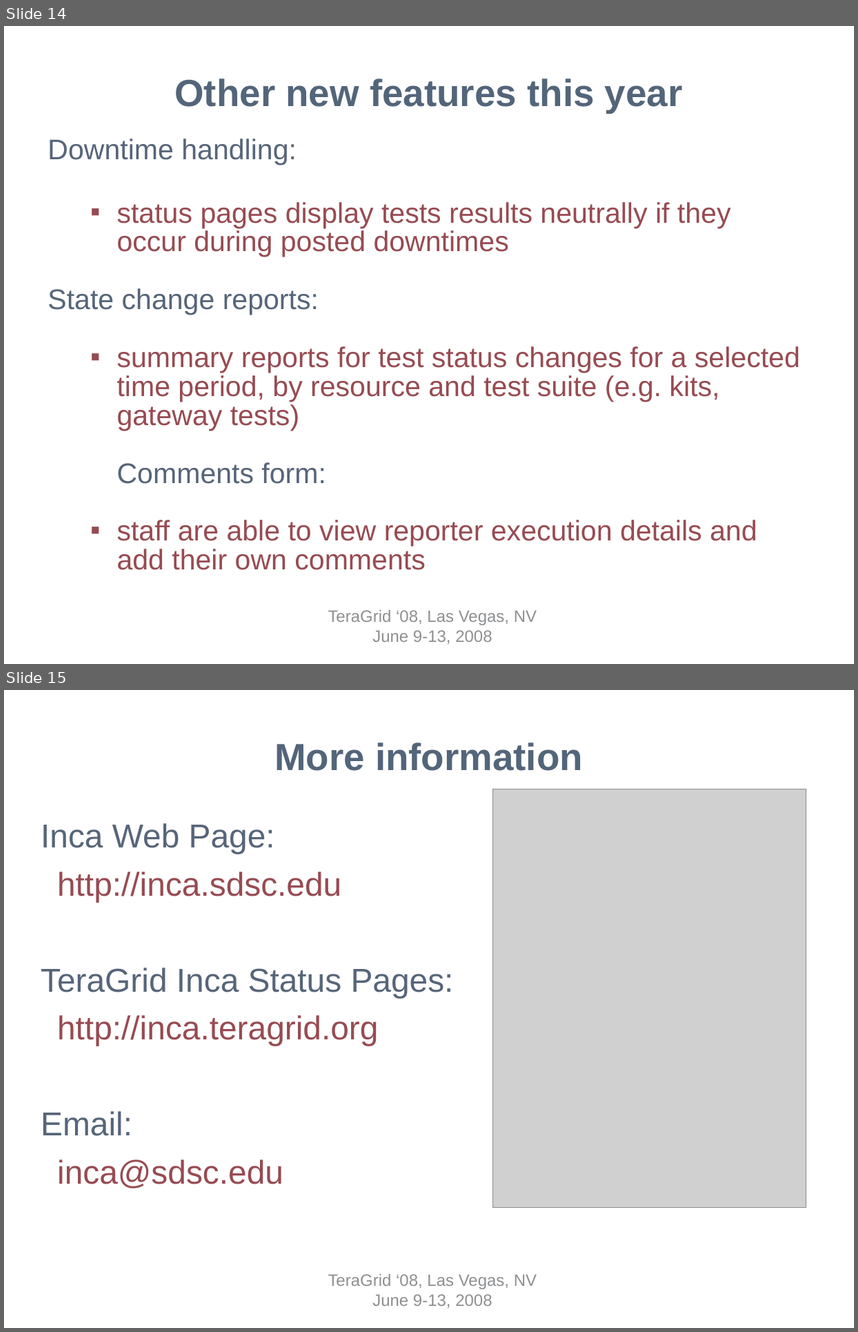
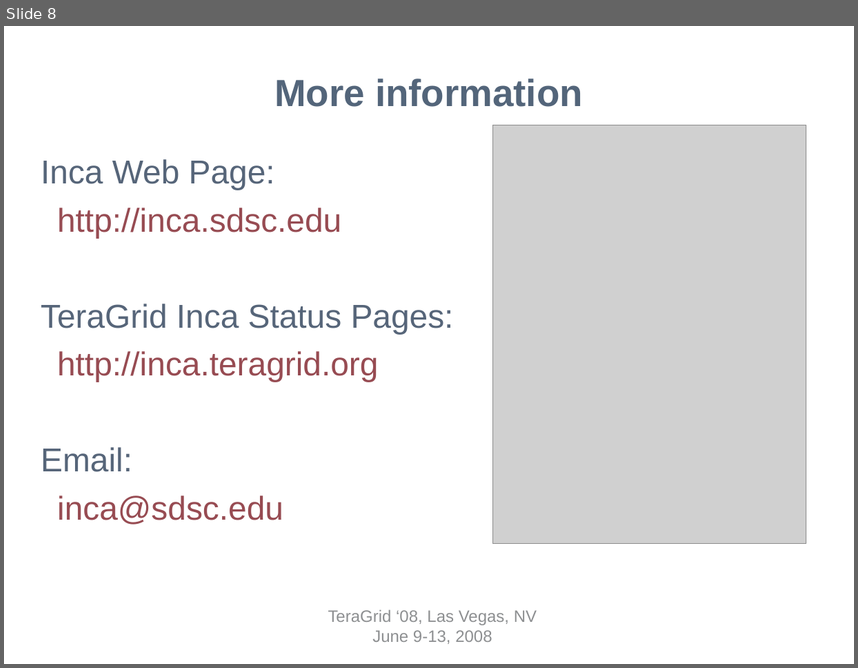
Before and after one commit to IncaProject/inca-xsede, a slide deck: talks/tg08/inca-tg08.ppt. Shown one above the other, each under a label of ours: slides 14 and 15 before the commit, slide 8 after it. The pictures are 858x1332 and 858x668 pixels, drawn with LibreOffice and Linux fonts; fonts in the diff are those of the drawing; grey boxes stand for pictures; background and template pictures are left out. Boxes give left, top, right and bottom in pixels: in the first picture for what was removed or moved away, otherwise in the second. Text is boxed around its words. In the diff, an @@ line names an element or a change of style, - is before the commit and + after.

```diff
--- a/talks/tg08/inca-tg08.ppt
+++ b/talks/tg08/inca-tg08.ppt
@@ slide 14 removed at (4,26,854,664), background #FFFFFF; not listed: 1 template element that a slide beside it also shows @@
@@ title removed at (174,78,683,113) @@
-Other new features this year
@@ text removed at (47,138,800,570) @@
-Downtime handling:
-  ▪ status pages display tests results neutrally if they occur during posted downtimes
-State change reports:
-  ▪ summary reports for test status changes for a selected time period, by resource and test suite (e.g. kits, gateway tests)
-Comments form:
-  ▪ staff are able to view reporter execution details and add their own comments
@@ what was slide 15 is now slide 8 @@
```
Also in this commit, not shown: 2 slides changed, 4 slides added, 10 other slides removed.
